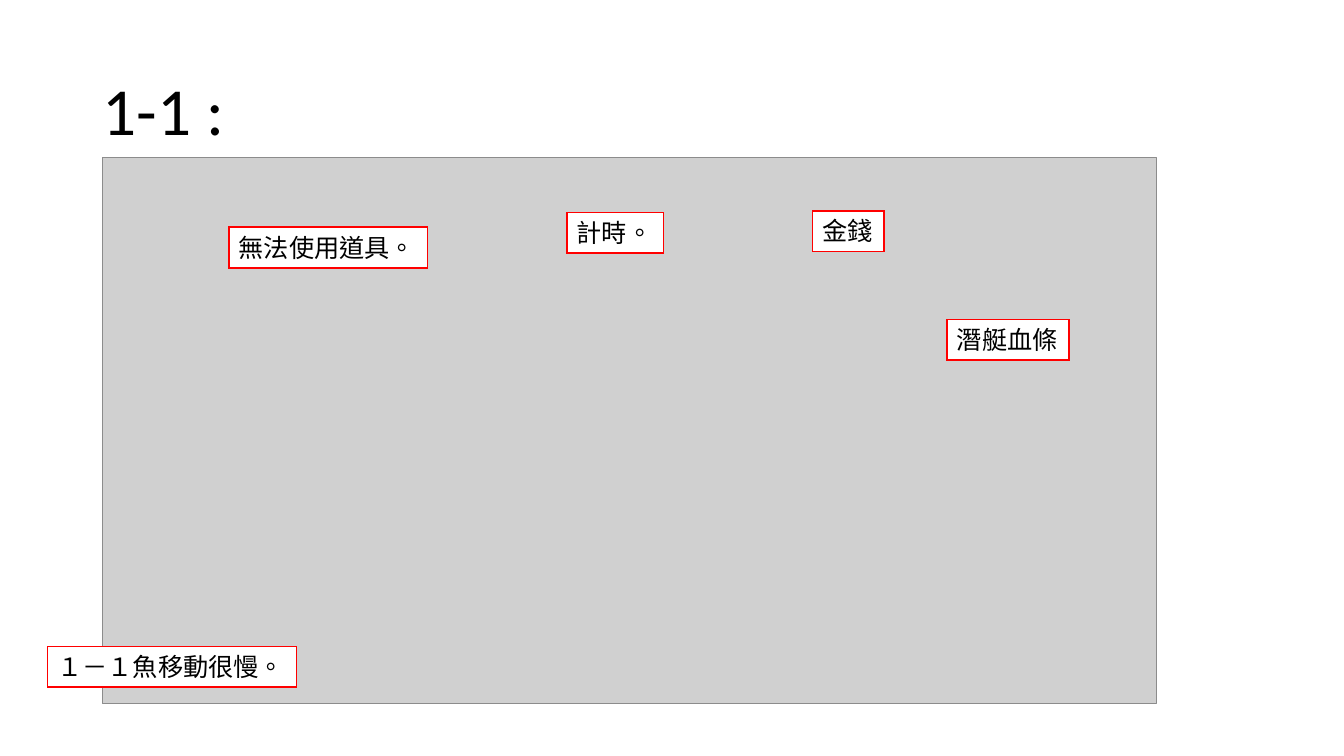
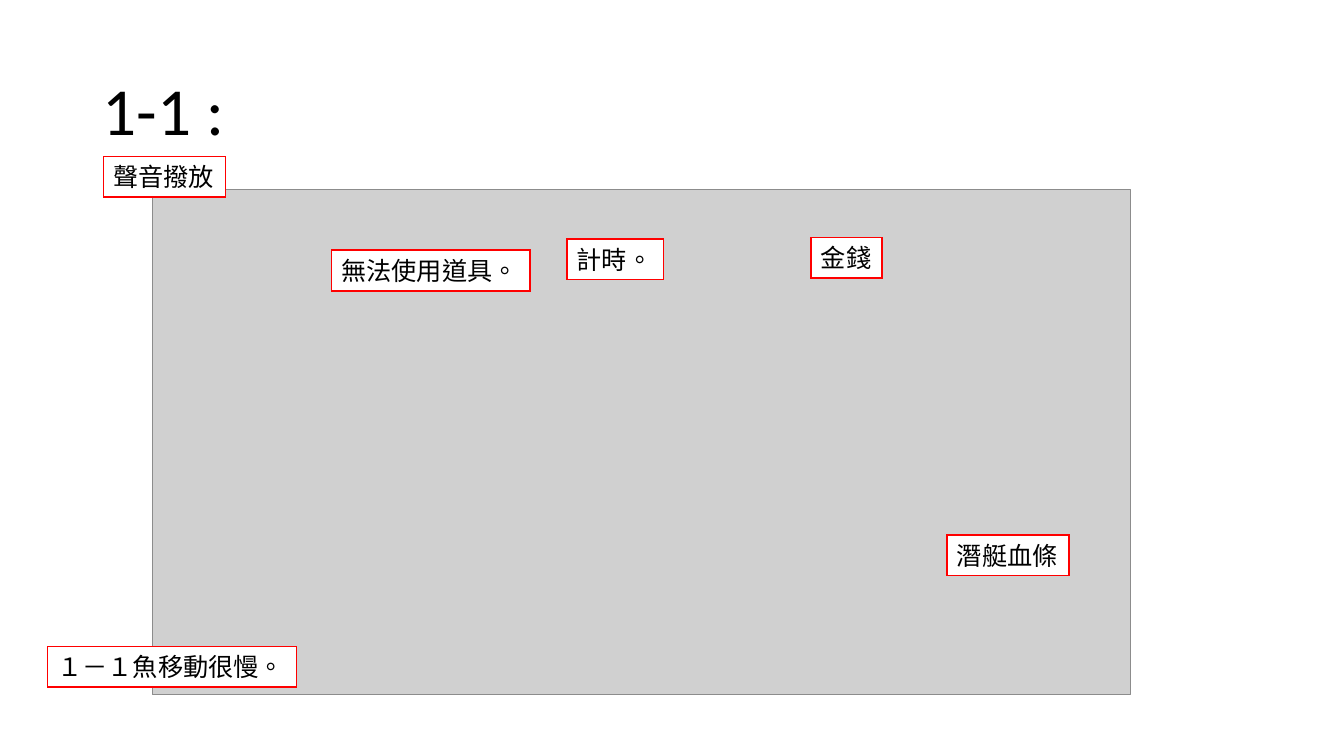
Before and after one commit to Freedom1026/Canvas, a slide deck: slide 6 of 保衛潛艇戰(守城遊戲).pptx. Drawn at 1344x756 pixels with LibreOffice and Linux fonts; fonts in the diff are those of the drawing; grey boxes stand for pictures. Boxes give left, top, right and bottom in pixels: in the first picture for what was removed or moved away, otherwise in the second. Text is boxed around its words. In the diff, an @@ line names an element or a change of style, - is before the commit and + after.

```diff
--- a/保衛潛艇戰(守城遊戲).pptx
+++ b/保衛潛艇戰(守城遊戲).pptx
@@ rectangle added at (x1=103, y1=156, x2=225, y2=197), fill #FFFFFF, outline #FF0000 1 pt, 18 pt, text #000000 @@
+聲音撥放
@@ picture resized from (x1=102, y1=157, x2=1156, y2=704) to (x1=152, y1=190, x2=1130, y2=696) @@
@@ rectangle "計時。" moved from (x1=567, y1=213, x2=663, y2=253) to (x1=567, y1=239, x2=663, y2=279) @@
@@ rectangle "金錢" moved from (x1=813, y1=211, x2=884, y2=251) to (x1=812, y1=237, x2=883, y2=277) @@
@@ rectangle "無法使用道具。" moved from (x1=229, y1=227, x2=427, y2=267) to (x1=332, y1=250, x2=530, y2=290) @@
@@ rectangle "潛艇血條" moved from (x1=948, y1=320, x2=1070, y2=360) to (x1=948, y1=535, x2=1070, y2=576) @@
```
Also in this commit, not shown: 7 other slides changed.
